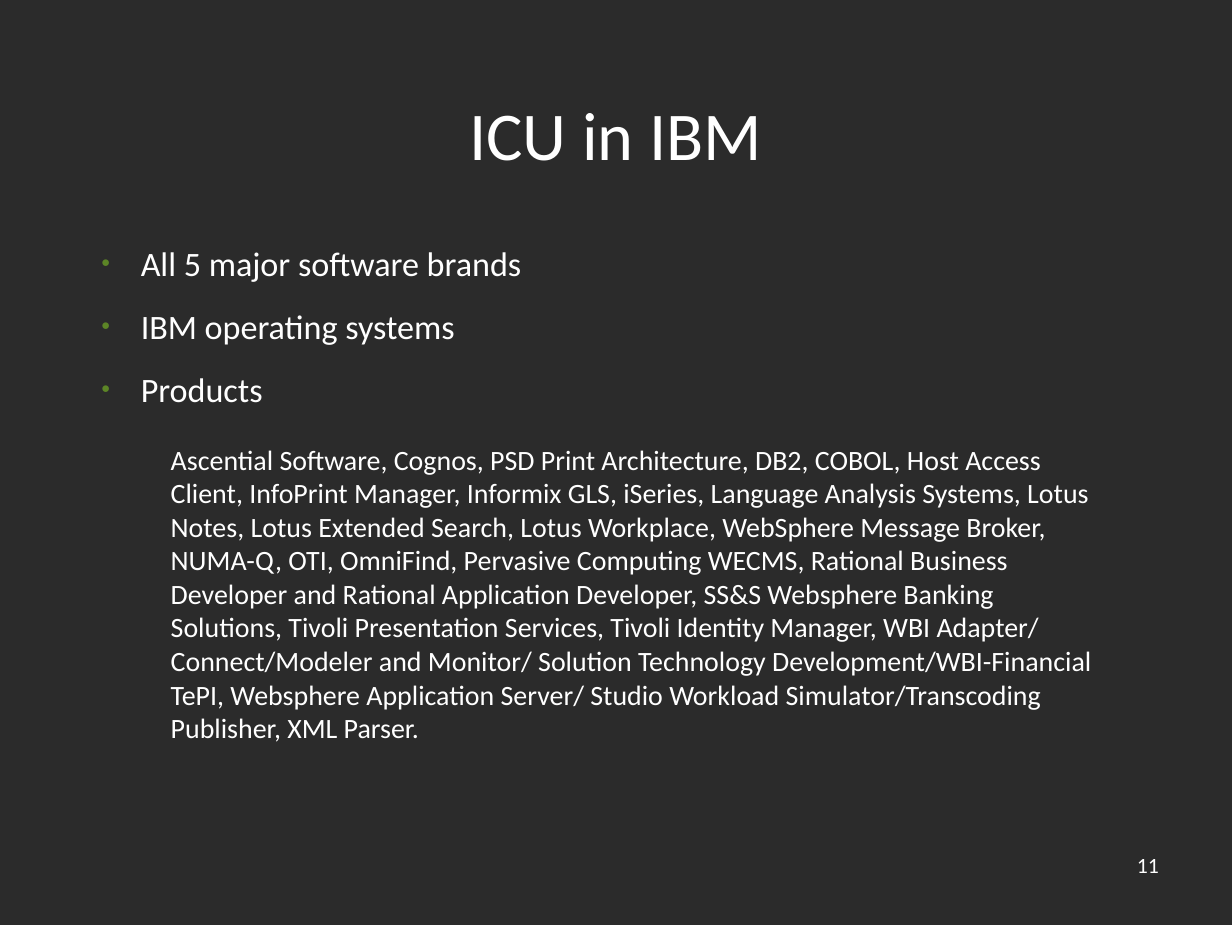
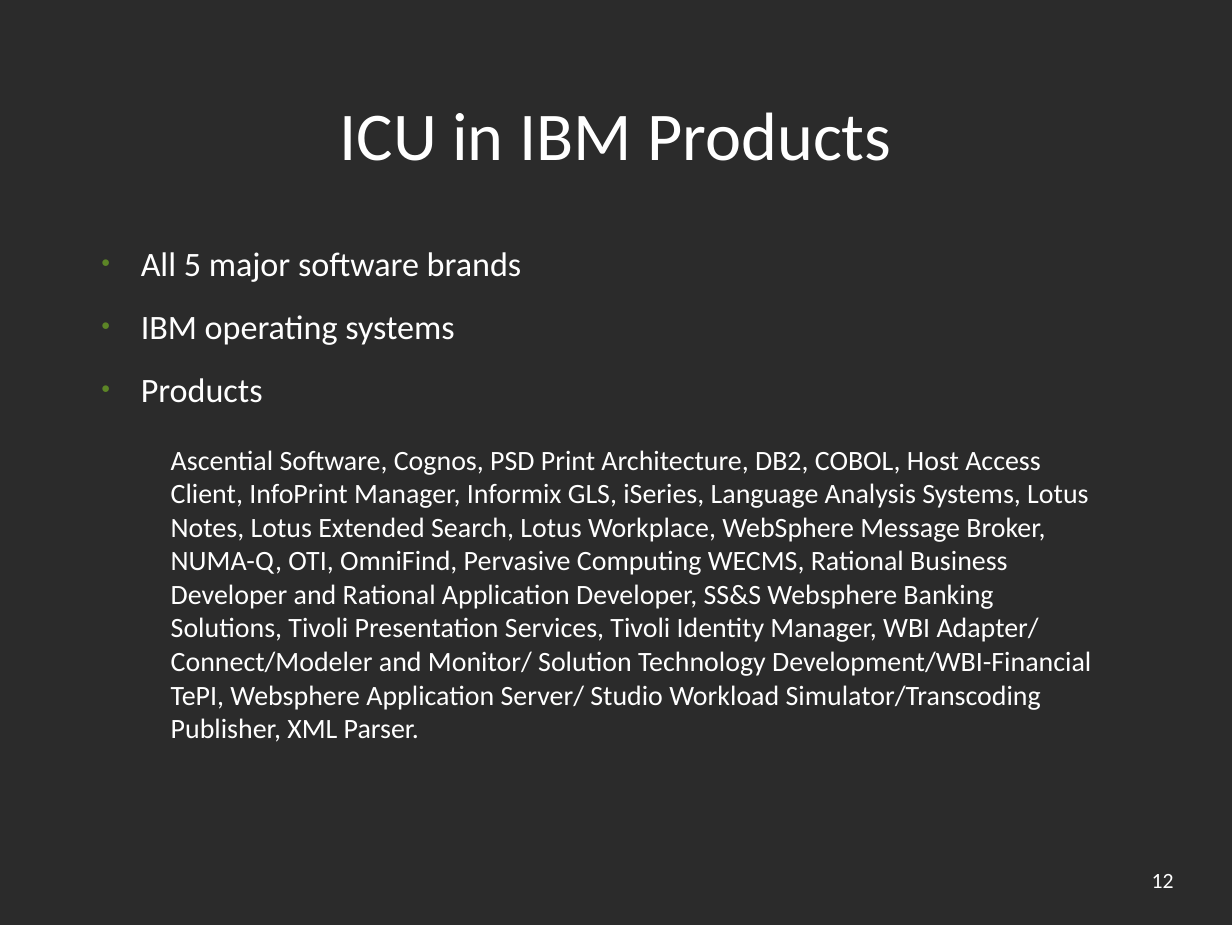
Before and after one commit to unicode-org/icu-docs, a slide deck: slide 12 of docs/pres/icu_overview.odp (slide 11 before the commit). Drawn at 1232x925 pixels with LibreOffice and Linux fonts; fonts in the diff are those of the drawing; background and template pictures are left out; a plain dark background stands for a picture behind light text. Boxes give left, top, right and bottom in pixels: in the first picture for what was removed or moved away, otherwise in the second. Text is boxed around its words. In the diff, an @@ line names an element or a change of style, - is before the commit and + after.

```diff
--- a/docs/pres/icu_overview.odp
+++ b/docs/pres/icu_overview.odp
@@ title at [339,112,891,161]: text changed @@
-ICU in IBM
+ICU in IBM Products
@@ page number removed at [1137,859,1159,873] @@
-11
@@ page number added at [1152,874,1174,888], 14 pt, text #FFFFFF @@
+12
```
Also in this commit, not shown: 26 other slides changed, 7 slides added, 1 other file.
